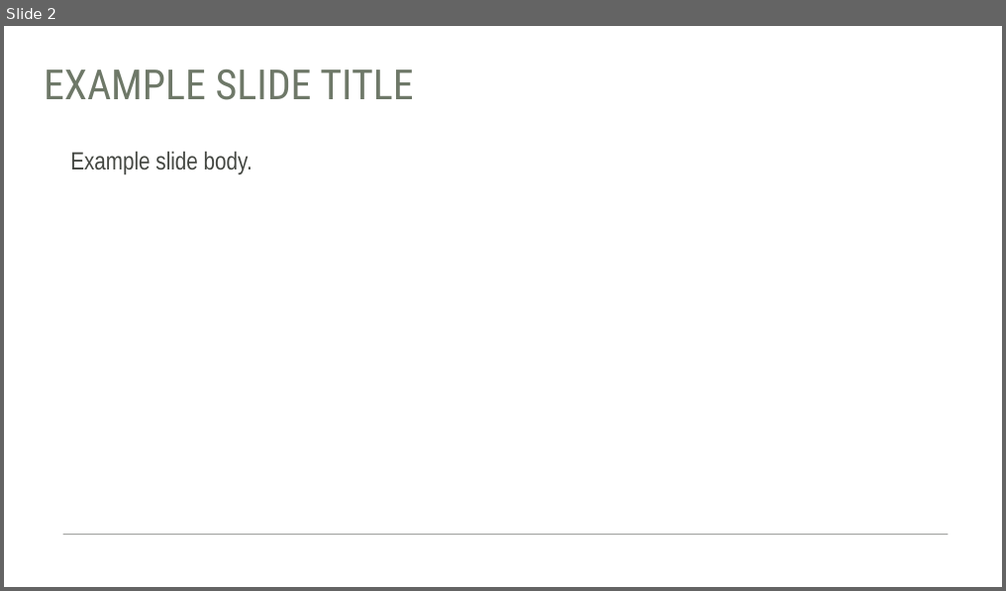
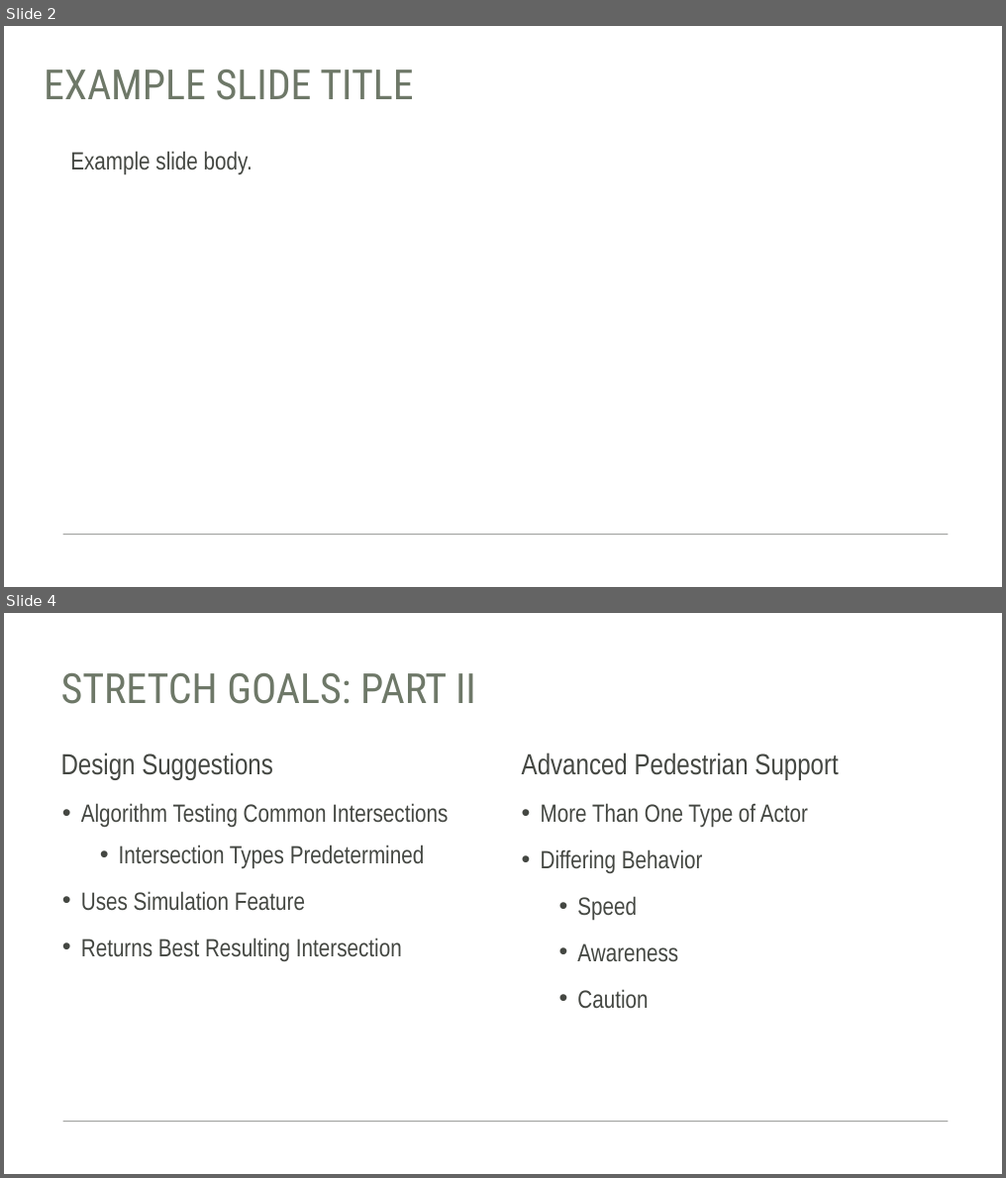
Before and after one commit to Team-Gala-JP/Team-Gala-JP, a slide deck: Traffic Sim.pptx. Shown one above the other, each under a label of ours: slide 2 before the commit, slides 2 and 4 after it; the slides between them are not shown. The pictures are 1006x591 and 1006x1178 pixels, drawn with LibreOffice and Linux fonts; fonts in the diff are those of the drawing. Boxes give left, top, right and bottom in pixels: in the first picture for what was removed or moved away, otherwise in the second. Text is boxed around its words. In the diff, an @@ line names an element or a change of style, - is before the commit and + after.

```diff
--- a/Traffic Sim.pptx
+++ b/Traffic Sim.pptx
@@ slide 4 added at (4,613,1002,1174), background #FFFFFF; not listed: 1 template element that a slide beside it also shows @@
@@ title added at (61,673,476,704), 40 pt, text #6E7868 @@
+STRETCH GOALS: PART II
@@ text added at (61,753,273,780), 28 pt, text #444742 @@
+Design Suggestions
@@ text added at (522,753,838,780), 28 pt, text #444742 @@
+Advanced Pedestrian Support
@@ text added at (81,803,448,961), 24 pt, text #444742 @@
+• Algorithm Testing Common Intersections
+  • Intersection Types Predetermined
+• Uses Simulation Feature
+• Returns Best Resulting Intersection
@@ text added at (541,803,808,1009), 24 pt, text #444742 @@
+• More Than One Type of Actor
+• Differing Behavior
+  • Speed
+  • Awareness
+  • Caution
```
Also in this commit, not shown: 1 other slide added.
